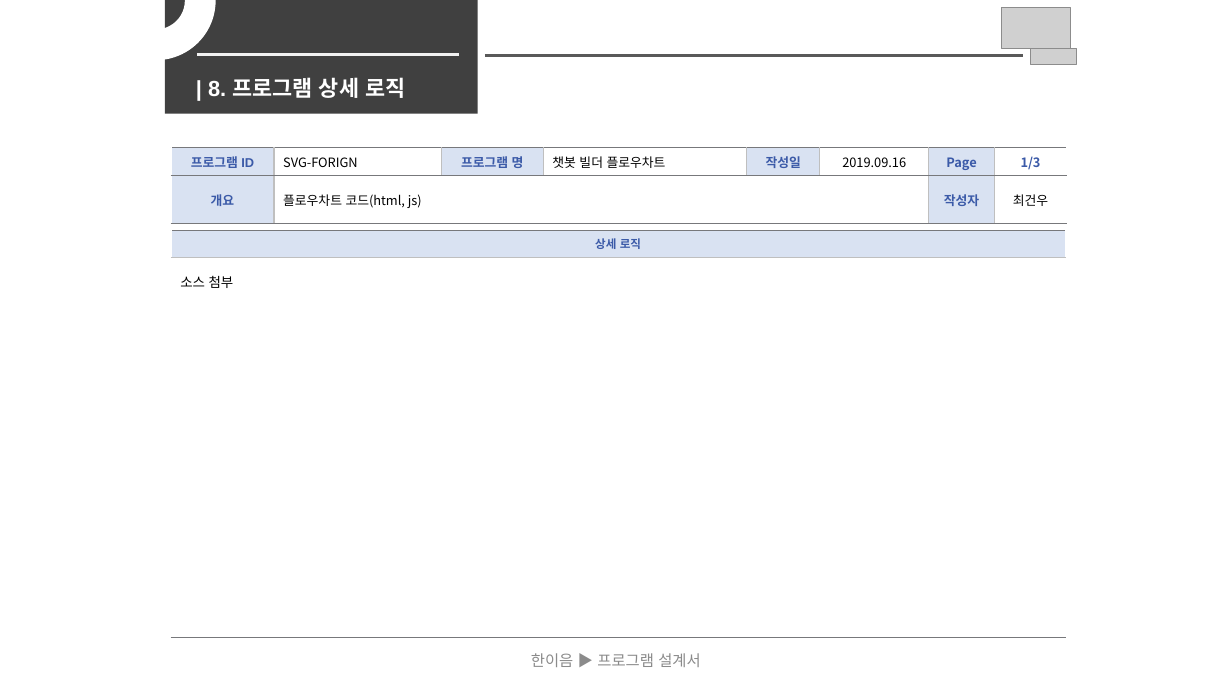
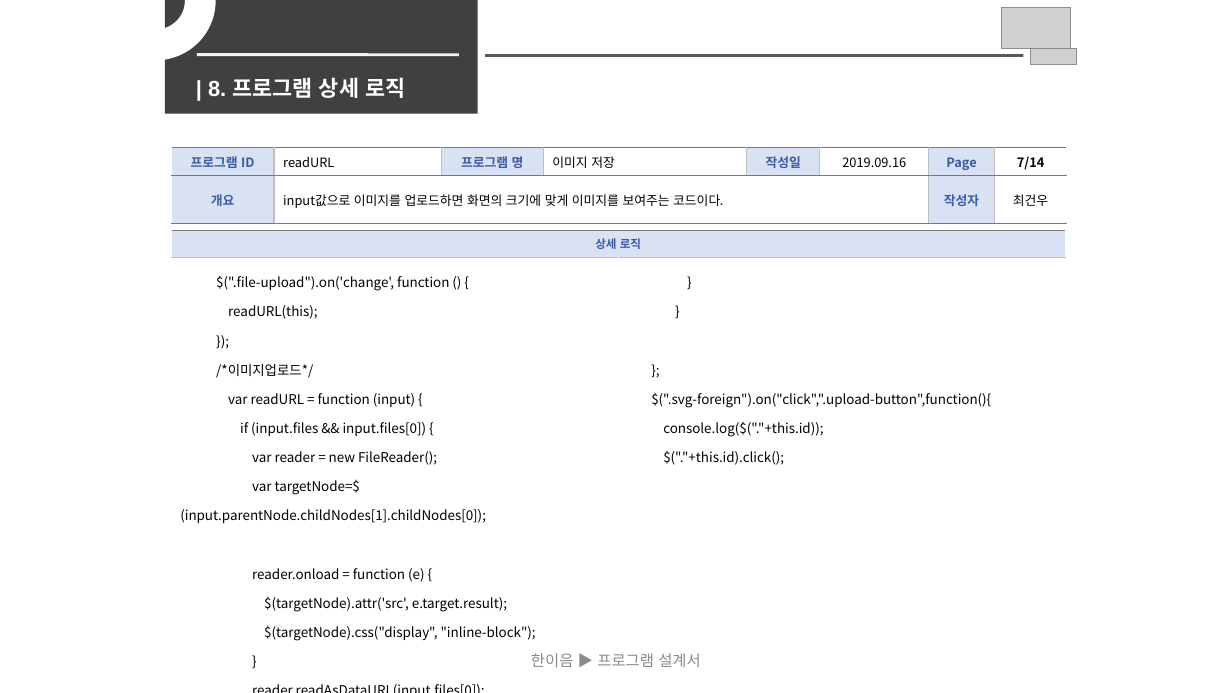
Before and after one commit to Hanswind/smuhill, a slide deck: slide 7 of documents/Output_Documents/개발산출물.pptx. Drawn at 1232x693 pixels with LibreOffice and Linux fonts; fonts in the diff are those of the drawing; grey boxes stand for pictures. Boxes give left, top, right and bottom in pixels: in the first picture for what was removed or moved away, otherwise in the second. Text is boxed around its words. In the diff, an @@ line names an element or a change of style, - is before the commit and + after.

```diff
--- a/documents/Output_Documents/개발산출물.pptx
+++ b/documents/Output_Documents/개발산출물.pptx
@@ table at box(171, 148, 1067, 224) @@
-row 1: 프로그램 ID | SVG-FORIGN | 프로그램 명 | 챗봇 빌더 플로우차트 | 작성일 | 2019.09.16 | Page | 1/3
+row 1: 프로그램 ID | readURL | 프로그램 명 | 이미지 저장 | 작성일 | 2019.09.16 | Page | 7/14
-row 2, column 2: 플로우차트 코드(html, js)
+row 2, column 2: input값으로 이미지를 업로드하면 화면의 크기에 맞게 이미지를 보여주는 코드이다.
@@ font Arial to Noto Sans CJK KR in "프로그램 ID", "개요" @@
@@ table at box(171, 230, 1066, 645) @@
-column 1: 상세 로직 | 소스 첨부
+column 1: 상세 로직 | $(".file-upload").on('change', function () { / readURL(this); / }); / /*이미지업로드*/ / var readURL = function (input) { / if (input.files && input.files[0]) { / var reader = new FileReader(); / var targetNode=$(input.parentNode.childNodes[1].childNodes[0]); / reader.onload = function (e) { / $(targetNode).attr('src', e.target.result); / $(targetNode).css("display", "inline-block"); / } / reader.readAsDataURL(input.files[0]);
+column 2:  | } / } / }; / $(".svg-foreign").on("click",".upload-button",function(){ / console.log($("."+this.id)); / $("."+this.id).click();
```
Also in this commit, not shown: 11 other slides changed, 2 slides added, 2 slides removed, 2 other files.
